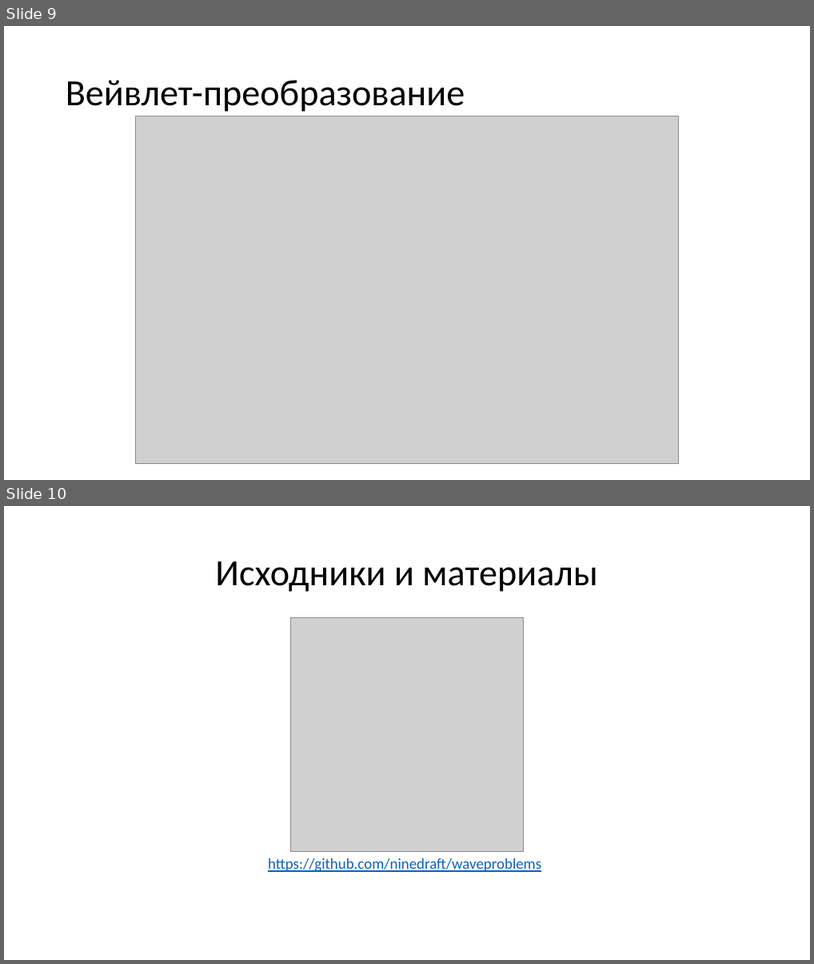
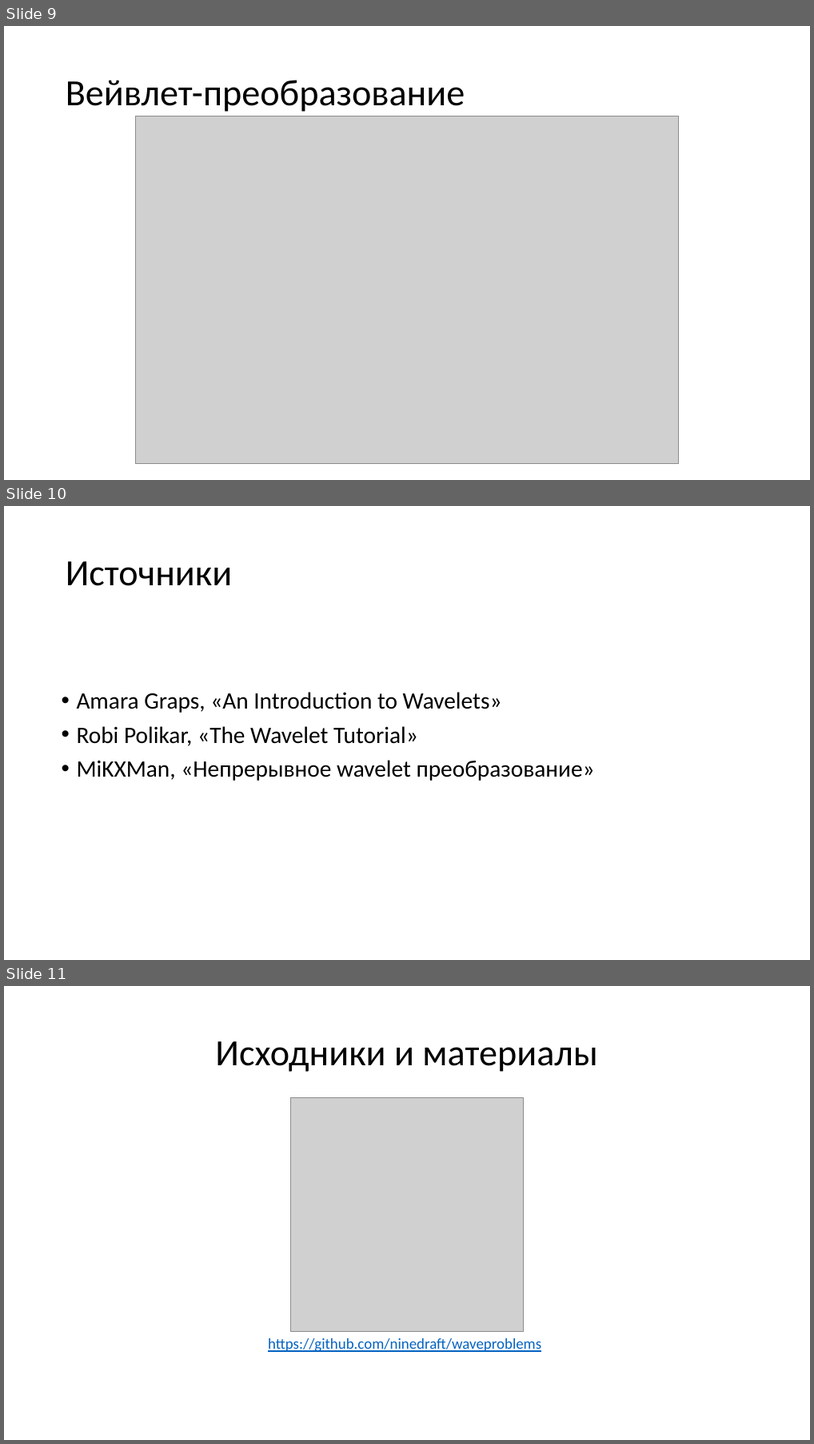
Before and after one commit to ninedraft/waveproblems, a slide deck: Доклад 02 wavelet-преобразование.pptx. Shown one above the other, each under a label of ours: slides 9 and 10 before the commit, slides 9, 10 and 11 after it. The pictures are 814x964 and 814x1444 pixels, drawn with LibreOffice and Linux fonts; fonts in the diff are those of the drawing; grey boxes stand for pictures. Boxes give left, top, right and bottom in pixels: in the first picture for what was removed or moved away, otherwise in the second. Text is boxed around its words. In the diff, an @@ line names an element or a change of style, - is before the commit and + after.

```diff
--- a/Доклад 02 wavelet-преобразование.pptx
+++ b/Доклад 02 wavelet-преобразование.pptx
@@ slide 10 added at bbox=[4, 506, 810, 960], background #FFFFFF @@
@@ title added at bbox=[66, 561, 232, 586], 44 pt, text #000000 @@
+Источники
@@ text added at bbox=[77, 692, 595, 780], 28 pt, text #000000 @@
+• Amara Graps, «An Introduction to Wavelets»
+• Robi Polikar, «The Wavelet Tutorial»
+• MiKXMan, «Непрерывное wavelet преобразование»
@@ what was slide 10 is now slide 11 @@
```
